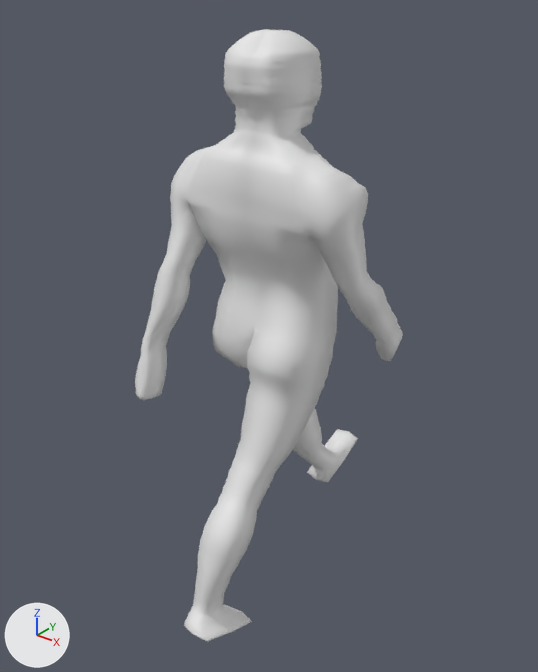
One commit to the FBX model android/assets/models/humanblend/humanblend.fbx: the scene before it, then after it.
Both versions are drawn from a camera (50 mm lens) standing at (0.0417, -0.0585, 0.0493) and looking at (0.0065, -0.0146, 0.0221). Every picture has the same lights, and +X, +Y and +Z are marked at lower left.
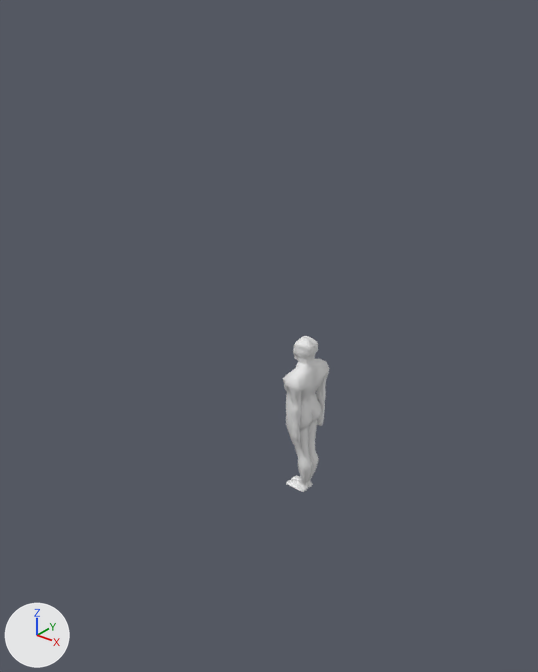
Boxes (x1, y1, x2, y2) around the edits, measured in the pictures (538 x 672 px; the box of a moved part takes in the faces that stretch with it):
'Plane', reshaped, moved, turned, rescaled: before (135, 29, 403, 641); after (283, 336, 329, 492)
part 1 of me_plane, moved or reshaped: before (135, 136, 403, 641); after (283, 358, 329, 492)

Edits to the bpy script that builds the scene:
```text
Change me_plane:
    used by ob_plane; location = (0.008, -0.015, 0.0279); scale = (0.0035, 0.0035, 0.0035)
    remove me_plane.from_pydata(...)  # 2069 vertices, 2120 faces; spans x -2.38..2.3, y -3.69..4.56, z -8.51..5.17
    add me_plane.from_pydata(...)  # 2069 vertices, 2120 faces; spans x -2.11..2.11, y -1.36..0.95, z -8.53..5.17
    me_plane part 1: 1486 of 2069 vertices moved; they spanned x -2.38..2.3, y -3.69..4.56, z -8.51..3.17 and now span x -2.11..2.11, y -1.36..0.95, z -8.53..3.18; mean shift (0.06, -0.28, -0.34); largest move (-0.78, 4.52, -6.84) -> (-0.34, 0.88, -8.53)
Change ob_plane:
    ob_plane.location: (0.008, -0.015, 0.0279) -> (0.003, -0.005, 0.0106)
    ob_plane.rotation_euler: (0.0, 0.0, 0.0) -> (0.0, 0.0, 1.571)  # degrees (0, 0, 0) -> degrees (0, 0, 90)
    ob_plane.scale: (0.0035, 0.0035, 0.0035) -> (0.0013, 0.0013, 0.0013)
```
